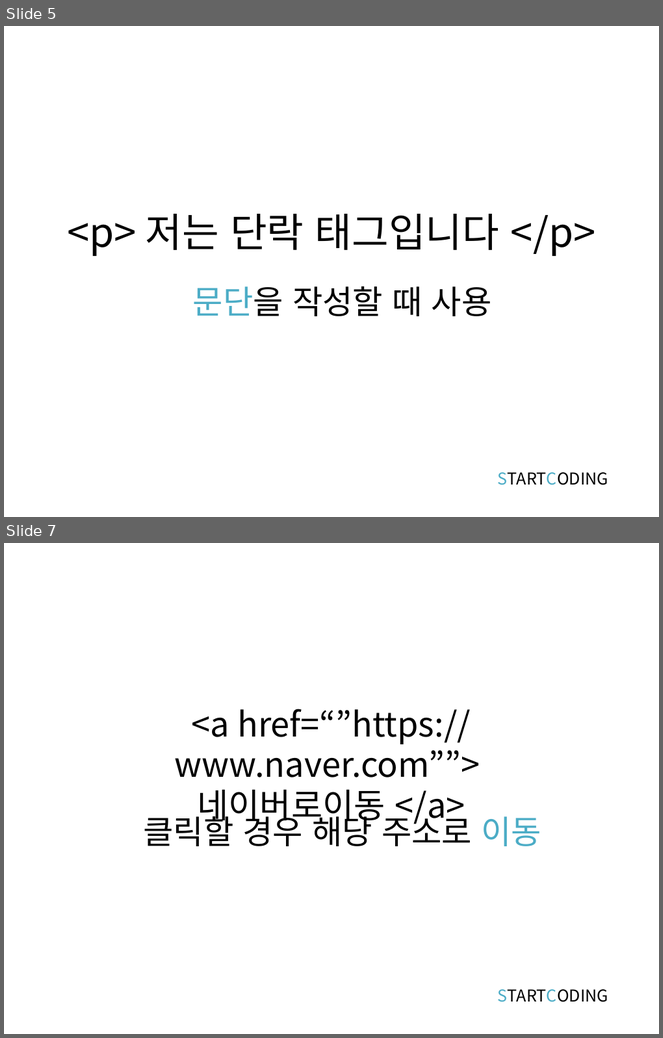
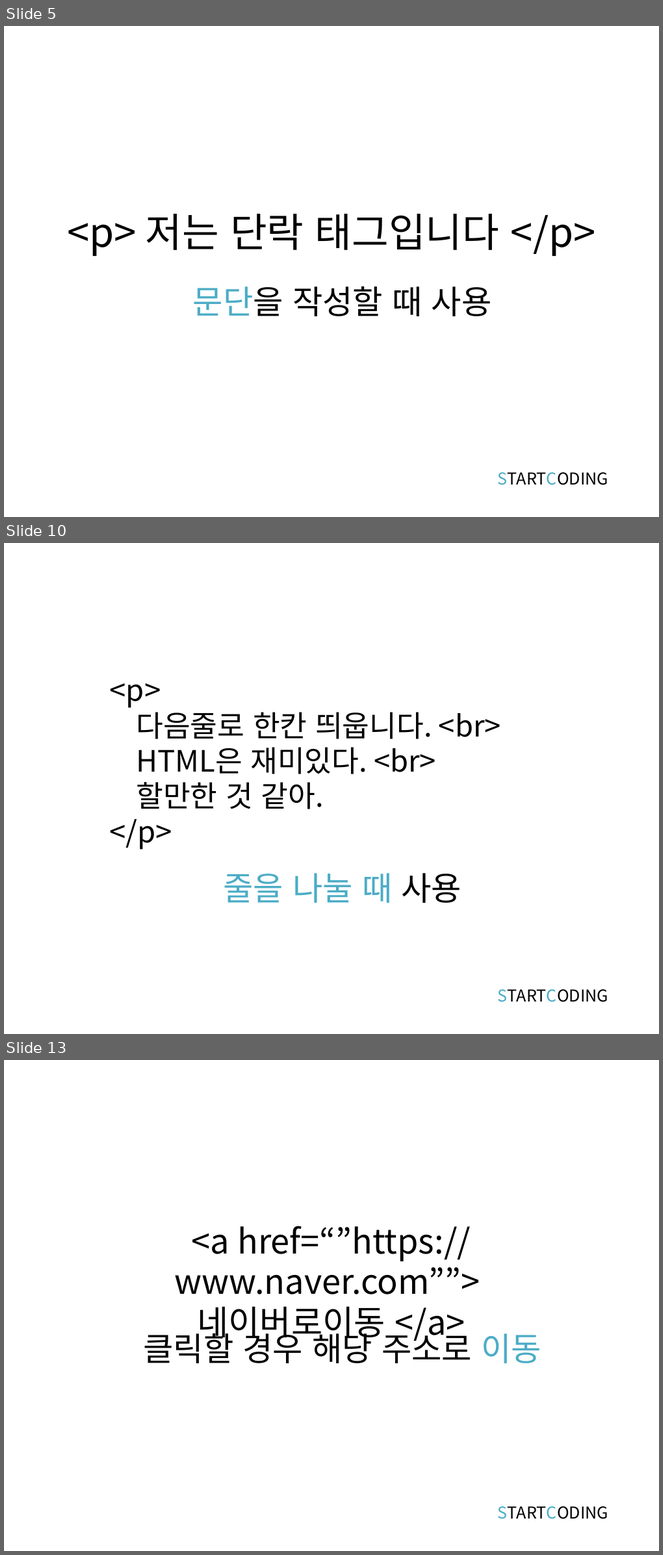
Before and after one commit to kwonkijun/web, a slide deck: 프론트엔드기초(PPT)/HTML5 2강_텍스트관련태그.pptx. Shown one above the other, each under a label of ours: slides 5 and 7 before the commit, slides 5, 10 and 13 after it; the slides between them are not shown. The pictures are 663x1038 and 663x1555 pixels, drawn with LibreOffice and Linux fonts; fonts in the diff are those of the drawing. Boxes give left, top, right and bottom in pixels: in the first picture for what was removed or moved away, otherwise in the second. Text is boxed around its words. In the diff, an @@ line names an element or a change of style, - is before the commit and + after.

```diff
--- a/프론트엔드기초(PPT)/HTML5 2강_텍스트관련태그.pptx
+++ b/프론트엔드기초(PPT)/HTML5 2강_텍스트관련태그.pptx
@@ slide 10 added at (4,543,659,1034), background #FFFFFF @@
@@ title added at (110,683,501,850), 32.4 pt, text #000000 @@
+<p>
+다음줄로 한칸 띄웁니다. <br>
+HTML은 재미있다. <br>
+할만한 것 같아.
+</p>
@@ text added at (223,873,462,903), 36 pt, text #4BACC6 @@
+줄을 나눌 때 사용
@@ text added at (498,990,608,1003), 18 pt, text #000000 @@
+STARTCODING
@@ what was slide 7 is now slide 13 @@
```
Also in this commit, not shown: 1 slide changed, 7 other slides added, 30 other files.
